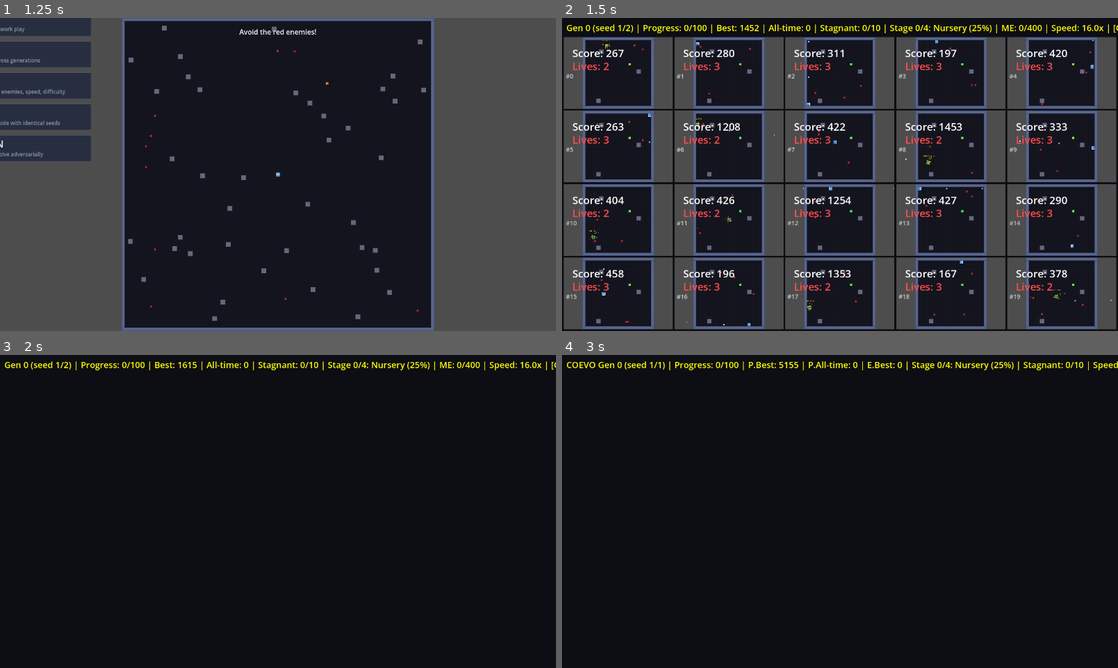
Above: before the commit, frames 1-4 (two rows, left to right).
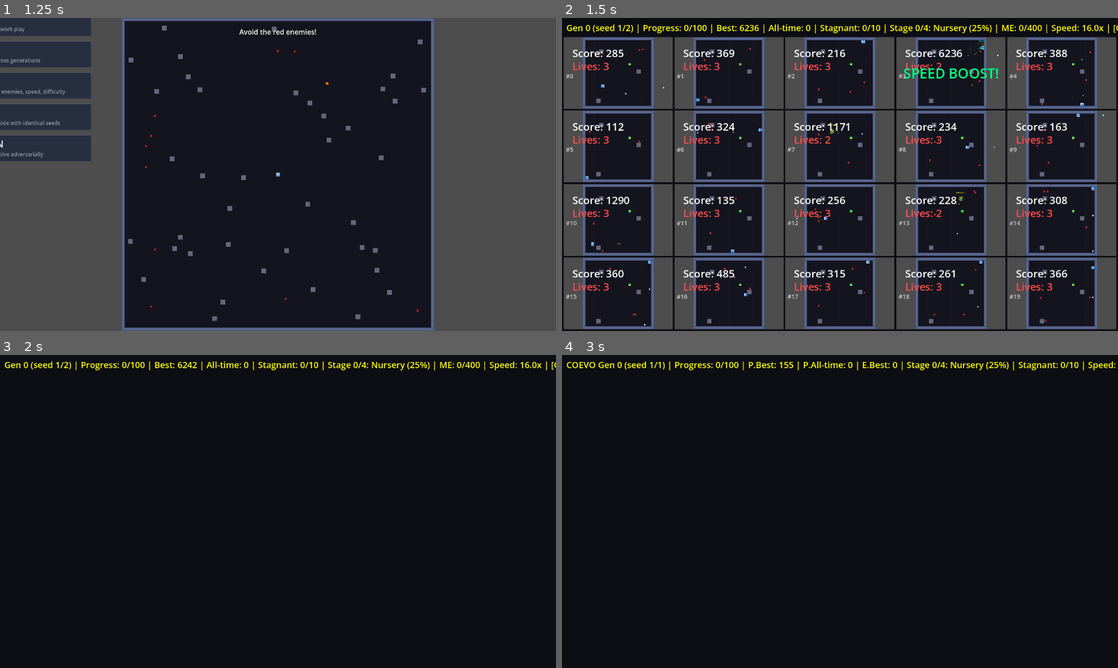
Above: after the commit, the same moments.

Repository: aryavolkan/evolve
Game: Godot game, scene res://main.tscn
Same seed, same stepped clock (60 frames per second), same inputs: the game is played once before the commit and once after it.
Inputs (mouse positions are in pixels of both pictures, inside the frame that each line leads up to):
- Up to frame 1 (1.25 s): tap Enter (ui_accept) at 0.5, 0.77 s; move the mouse to (400, 158) at 0.52 s; hold D (shoot_right) from 0.53 s (still down); hold T from 0.53 s (still down); click (400, 158) at 0.67 s; tap Shift at 0.8 s
- Up to frame 2 (1.5 s): move the mouse to (728, 190) at 1.27 s; release D (shoot_right) at 1.28 s; release T at 1.28 s; hold S (shoot_down) from 1.28 s (still down); tap Shift at 1.35 s
- Up to frame 3 (2 s): keep holding S (shoot_down); tap Enter (ui_accept) at 1.52 s; tap C at 1.55 s
- Up to frame 4 (3 s): tap Enter (ui_accept) at 2 s; move the mouse to (895, 442) at 2.02 s; release S (shoot_down) at 2.03 s; hold D (shoot_right) 2.03-2.78 s; hold C 2.03-2.78 s; tap T at 2.3, 2.85 s; move the mouse to (812, 574) at 2.77 s; hold W (shoot_up) from 2.78 s (still down); click (812, 574) at 2.92 s

Frame 1 is identical in both runs. In frame 2, 1.9% of the frame differs, in the area x 4-99%, y 2-99%; in frame 3, less than 0.1%; in frame 4, 0.8%.

Commit message:
feat: update evolution defaults from W&B sweep results
Best hyperparameters from sweep 32g71hrl (311 runs, top fitness 124,879):
population 150, hidden 80, elite 20, mutation rate 0.30, strength 0.09, crossover 0.73.

Co-Authored-By: Claude Opus 4.6 <noreply@anthropic.com>

Diff:
--- a/ai/evolution.gd
+++ b/ai/evolution.gd
@@ -54,14 +54,14 @@
 
 
 func _init(
-	p_population_size: int = 100,
+	p_population_size: int = 150,
 	p_input_size: int = 70,
-	p_hidden_size: int = 32,
+	p_hidden_size: int = 80,
 	p_output_size: int = 6,
-	p_elite_count: int = 5,
-	p_mutation_rate: float = 0.15,
-	p_mutation_strength: float = 0.3,
-	p_crossover_rate: float = 0.7
+	p_elite_count: int = 20,
+	p_mutation_rate: float = 0.30,
+	p_mutation_strength: float = 0.09,
+	p_crossover_rate: float = 0.73
 ) -> void:
 	population_size = p_population_size
 	input_size = p_input_size
--- a/test/test_evolution.gd
+++ b/test/test_evolution.gd
@@ -31,7 +31,7 @@
 # ============================================================
 
 func _test_initialization_creates_population() -> void:
-	var evo = Evolution.new(10, 5, 3, 2)  # 10 individuals
+	var evo = Evolution.new(10, 5, 3, 2, 3)  # 10 individuals
 	assert_eq(evo.population.size(), 10, "Should create 10 networks")
 
 
@@ -52,7 +52,7 @@
 # ============================================================
 
 func _test_set_fitness_stores_value() -> void:
-	var evo = Evolution.new(10, 5, 3, 2)
+	var evo = Evolution.new(10, 5, 3, 2, 3)
 	evo.set_fitness(0, 100.0)
 	evo.set_fitness(5, 50.0)
 	assert_approx(evo.fitness_scores[0], 100.0)
@@ -60,7 +60,7 @@
 
 
 func _test_get_individual_returns_network() -> void:
-	var evo = Evolution.new(10, 5, 3, 2)
+	var evo = Evolution.new(10, 5, 3, 2, 3)
 	var net = evo.get_individual(0)
 	assert_not_null(net)
 	assert_eq(net.input_size, 5)
@@ -73,7 +73,7 @@
 # ============================================================
 
 func _test_evolve_increments_generation() -> void:
-	var evo = Evolution.new(10, 5, 3, 2)
+	var evo = Evolution.new(10, 5, 3, 2, 3)
 	assert_eq(evo.generation, 0)
 
 	# Set some fitness values
@@ -118,7 +118,7 @@
 
 
 func _test_evolve_tracks_best_fitness() -> void:
-	var evo = Evolution.new(10, 5, 3, 2)
+	var evo = Evolution.new(10, 5, 3, 2, 3)
 
 	for i in 10:
 		evo.set_fitness(i, float(i) * 10.0)
@@ -130,7 +130,7 @@
 
 
 func _test_evolve_tracks_all_time_best() -> void:
-	var evo = Evolution.new(10, 5, 3, 2)
+	var evo = Evolution.new(10, 5, 3, 2, 3)
 
 	# First generation: max fitness 90
 	for i in 10:
@@ -178,7 +178,7 @@
 
 
 func _test_evolve_resets_fitness_scores() -> void:
-	var evo = Evolution.new(10, 5, 3, 2)
+	var evo = Evolution.new(10, 5, 3, 2, 3)
 
 	for i in 10:
 		evo.set_fitness(i, float(i) * 10.0)
@@ -195,7 +195,7 @@
 # ============================================================
 
 func _test_backup_and_restore_works() -> void:
-	var evo = Evolution.new(10, 5, 3, 2)
+	var evo = Evolution.new(10, 5, 3, 2, 3)
 
 	# Get initial weights
 	var original_weights: PackedFloat32Array = evo.get_individual(0).get_weights()
@@ -222,7 +222,7 @@
 # ============================================================
 
 func _test_save_load_population_roundtrip() -> void:
-	var evo1 = Evolution.new(10, 5, 3, 2)
+	var evo1 = Evolution.new(10, 5, 3, 2, 3)
 	var test_path := "user://test_population.evo"
 
 	# Set some fitness and evolve to create state
@@ -234,7 +234,7 @@
 	evo1.save_population(test_path)
 
 	# Create new evolution with same params and load
-	var evo2 = Evolution.new(10, 5, 3, 2)
+	var evo2 = Evolution.new(10, 5, 3, 2, 3)
 	var loaded := evo2.load_population(test_path)
 
 	assert_true(loaded, "Should load successfully")
@@ -257,7 +257,7 @@
 # ============================================================
 
 func _test_get_stats_returns_valid_data() -> void:
-	var evo = Evolution.new(10, 5, 3, 2)
+	var evo = Evolution.new(10, 5, 3, 2, 3)
 
 	for i in 10:
 		evo.set_fitness(i, float(i + 1) * 10.0)  # 10, 20, ..., 100
@@ -276,7 +276,7 @@
 # ============================================================
 
 func _test_save_best_and_load_best() -> void:
-	var evo = Evolution.new(10, 5, 3, 2)
+	var evo = Evolution.new(10, 5, 3, 2, 3)
 	var test_path := "user://test_best_network.nn"
 
 	# Run evolution to establish a best network
@@ -288,7 +288,7 @@
 	evo.save_best(test_path)
 
 	# Create new evolution and load
-	var evo2 = Evolution.new(10, 5, 3, 2)
+	var evo2 = Evolution.new(10, 5, 3, 2, 3)
 	evo2.load_best(test_path)
 
 	assert_not_null(evo2.all_time_best_network, "Should load best network")
@@ -305,7 +305,7 @@
 
 
 func _test_load_population_rejects_size_mismatch() -> void:
-	var evo1 = Evolution.new(10, 5, 3, 2)
+	var evo1 = Evolution.new(10, 5, 3, 2, 3)
 	var test_path := "user://test_pop_mismatch.evo"
 
 	for i in 10:
@@ -314,7 +314,7 @@
 	evo1.save_population(test_path)
 
 	# Try to load into evolution with different population size
-	var evo2 = Evolution.new(20, 5, 3, 2)  # Different size!
+	var evo2 = Evolution.new(20, 5, 3, 2, 3)  # Different size!
 	var loaded := evo2.load_population(test_path)
 
 	assert_false(loaded, "Should reject population size mismatch")
@@ -328,7 +328,7 @@
 # ============================================================
 
 func _test_evolve_handles_zero_fitness() -> void:
-	var evo = Evolution.new(10, 5, 3, 2)
+	var evo = Evolution.new(10, 5, 3, 2, 3)
 
 	# All individuals have zero fitness
 	for i in 10:
@@ -342,7 +342,7 @@
 
 
 func _test_evolve_handles_equal_fitness() -> void:
-	var evo = Evolution.new(10, 5, 3, 2)
+	var evo = Evolution.new(10, 5, 3, 2, 3)
 
 	# All individuals have equal fitness
 	for i in 10:
--- a/test/test_evolution_nsga2.gd
+++ b/test/test_evolution_nsga2.gd
@@ -39,20 +39,20 @@
 # ============================================================
 
 func _test_nsga2_mode_toggle() -> void:
-	var evo = Evolution.new(10, 5, 3, 2)
+	var evo = Evolution.new(10, 5, 3, 2, 3)
 	assert_false(evo.use_nsga2, "NSGA-II should be off by default")
 	evo.use_nsga2 = true
 	assert_true(evo.use_nsga2, "Should be able to enable NSGA-II")
 
 
 func _test_set_objectives_also_sets_fitness() -> void:
-	var evo = Evolution.new(10, 5, 3, 2)
+	var evo = Evolution.new(10, 5, 3, 2, 3)
 	evo.set_objectives(0, Vector3(100, 200, 50))
 	assert_approx(evo.fitness_scores[0], 350.0, 0.001, "Fitness should be sum of objectives")
 
 
 func _test_get_objectives_returns_stored() -> void:
-	var evo = Evolution.new(10, 5, 3, 2)
+	var evo = Evolution.new(10, 5, 3, 2, 3)
 	evo.set_objectives(3, Vector3(10, 20, 30))
 	var obj := evo.get_objectives(3)
 	assert_approx(obj.x, 10.0, 0.001)
@@ -61,7 +61,7 @@
 
 
 func _test_evolve_nsga2_increments_generation() -> void:
-	var evo = Evolution.new(10, 5, 3, 2)
+	var evo = Evolution.new(10, 5, 3, 2, 3)
 	evo.use_nsga2 = true
 
 	for i in 10:
@@ -72,7 +72,7 @@
 
 
 func _test_evolve_nsga2_preserves_population_size() -> void:
-	var evo = Evolution.new(20, 5, 3, 2)
+	var evo = Evolution.new(20, 5, 3, 2, 5)
 	evo.use_nsga2 = true
 
 	for i in 20:
@@ -83,7 +83,7 @@
 
 
 func _test_evolve_nsga2_tracks_best_network() -> void:
-	var evo = Evolution.new(10, 5, 3, 2)
+	var evo = Evolution.new(10, 5, 3, 2, 3)
 	evo.use_nsga2 = true
 
 	for i in 10:
@@ -96,7 +96,7 @@
 
 
 func _test_evolve_nsga2_tracks_all_time_best() -> void:
-	var evo = Evolution.new(10, 5, 3, 2)
+	var evo = Evolution.new(10, 5, 3, 2, 3)
 	evo.use_nsga2 = true
 
 	# Gen 1: high scores
@@ -114,7 +114,7 @@
 
 
 func _test_evolve_nsga2_resets_scores() -> void:
-	var evo = Evolution.new(10, 5, 3, 2)
+	var evo = Evolution.new(10, 5, 3, 2, 3)
 	evo.use_nsga2 = true
 
 	for i in 10:
@@ -131,7 +131,7 @@
 
 
 func _test_evolve_nsga2_builds_pareto_front() -> void:
-	var evo = Evolution.new(10, 5, 3, 2)
+	var evo = Evolution.new(10, 5, 3, 2, 3)
 	evo.use_nsga2 = true
 
 	# Create clear trade-offs: some on front 0, some dominated
@@ -146,7 +146,7 @@
 
 
 func _test_evolve_nsga2_computes_hypervolume() -> void:
-	var evo = Evolution.new(10, 5, 3, 2)
+	var evo = Evolution.new(10, 5, 3, 2, 3)
 	evo.use_nsga2 = true
 
 	for i in 10:
@@ -161,7 +161,7 @@
 # ============================================================
 
 func _test_single_objective_still_works() -> void:
-	var evo = Evolution.new(10, 5, 3, 2)
+	var evo = Evolution.new(10, 5, 3, 2, 3)
 	# use_nsga2 is false by default
 
 	for i in 10:
@@ -173,7 +173,7 @@
 
 
 func _test_nsga2_off_by_default() -> void:
-	var evo = Evolution.new(10, 5, 3, 2)
+	var evo = Evolution.new(10, 5, 3, 2, 3)
 	assert_false(evo.use_nsga2, "NSGA-II should be off by default")
 
 
@@ -182,7 +182,7 @@
 # ============================================================
 
 func _test_all_equal_objectives() -> void:
-	var evo = Evolution.new(10, 5, 3, 2)
+	var evo = Evolution.new(10, 5, 3, 2, 3)
 	evo.use_nsga2 = true
 
 	for i in 10:
@@ -195,7 +195,7 @@
 
 
 func _test_all_zero_objectives() -> void:
-	var evo = Evolution.new(10, 5, 3, 2)
+	var evo = Evolution.new(10, 5, 3, 2, 3)
 	evo.use_nsga2 = true
 
 	for i in 10:
@@ -207,7 +207,7 @@
 
 
 func _test_diverse_tradeoffs() -> void:
-	var evo = Evolution.new(20, 5, 3, 2)
+	var evo = Evolution.new(20, 5, 3, 2, 5)
 	evo.use_nsga2 = true
 
 	# Create a population with diverse trade-offs
@@ -251,7 +251,7 @@
 
 
 func _test_adaptive_mutation() -> void:
-	var evo = Evolution.new(10, 5, 3, 2)
+	var evo = Evolution.new(10, 5, 3, 2, 3)
 	evo.use_nsga2 = true
 
 	# Run several generations with identical objectives to trigger stagnation
--- a/training_manager.gd
+++ b/training_manager.gd
@@ -18,7 +18,7 @@
 var player: CharacterBody2D
 
 # Configuration
-var population_size: int = 100
+var population_size: int = 150
 var max_generations: int = 100
 var time_scale: float = 1.0
 var parallel_count: int = 20  # Number of parallel arenas (5x4 grid)
@@ -272,11 +272,11 @@
 	time_scale = float(_sweep_config.get("time_scale", 16.0))  # Default to 16x speed for training
 	parallel_count = int(_sweep_config.get("parallel_count", parallel_count))  # Configurable parallel arenas
 
-	var hidden_size = int(_sweep_config.get("hidden_size", 32))
-	var elite_count = int(_sweep_config.get("elite_count", 10))
-	var mutation_rate = float(_sweep_config.get("mutation_rate", 0.20))
-	var mutation_strength = float(_sweep_config.get("mutation_strength", 0.3))
-	var crossover_rate = float(_sweep_config.get("crossover_rate", 0.7))
+	var hidden_size = int(_sweep_config.get("hidden_size", 80))
+	var elite_count = int(_sweep_config.get("elite_count", 20))
+	var mutation_rate = float(_sweep_config.get("mutation_rate", 0.30))
+	var mutation_strength = float(_sweep_config.get("mutation_strength", 0.09))
+	var crossover_rate = float(_sweep_config.get("crossover_rate", 0.73))
 
 	# Get input size from sensor
 	var sensor_instance = AISensorScript.new()
@@ -361,11 +361,11 @@
 	time_scale = float(_sweep_config.get("time_scale", 16.0))
 	parallel_count = int(_sweep_config.get("parallel_count", parallel_count))
 
-	var hidden_size = int(_sweep_config.get("hidden_size", 32))
-	var elite_count = int(_sweep_config.get("elite_count", 10))
-	var mutation_rate = float(_sweep_config.get("mutation_rate", 0.20))
-	var mutation_strength = float(_sweep_config.get("mutation_strength", 0.3))
-	var crossover_rate = float(_sweep_config.get("crossover_rate", 0.7))
+	var hidden_size = int(_sweep_config.get("hidden_size", 80))
+	var elite_count = int(_sweep_config.get("elite_count", 20))
+	var mutation_rate = float(_sweep_config.get("mutation_rate", 0.30))
+	var mutation_strength = float(_sweep_config.get("mutation_strength", 0.09))
+	var crossover_rate = float(_sweep_config.get("crossover_rate", 0.73))
 
 	# Get input size from player sensor
 	var sensor_instance = AISensorScript.new()
Not shown, changed: CLAUDE.md
